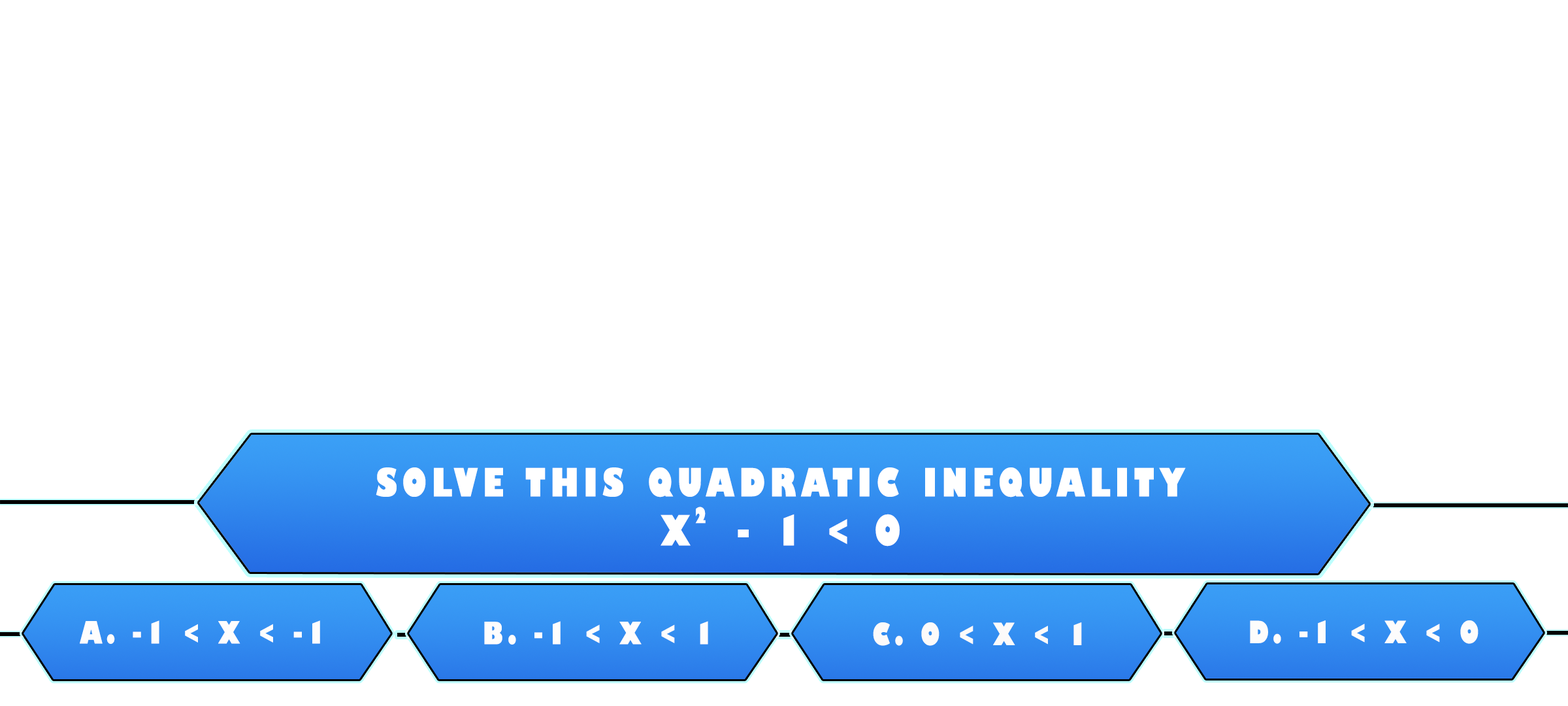
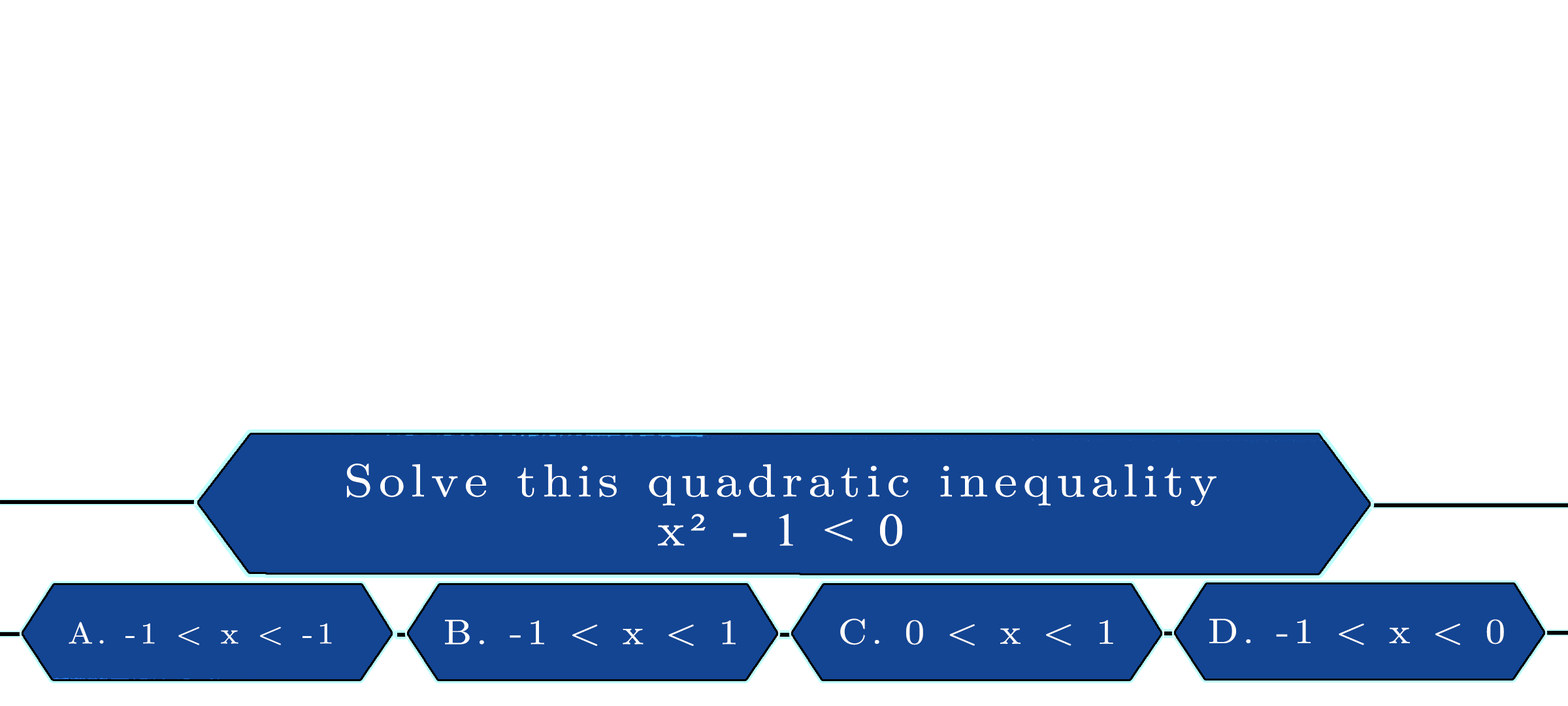
Revision of a layered 1568×706 image; what changed, layer by layer:
hid "2" over bbox(695, 506, 706, 524)
renamed "solve this quadratic inequality x - 1 < 0" to "Solve this quadratic inequality x² - 1 < 0", painted on it over bbox(346, 463, 1217, 547)
painted on "Layer 7" over bbox(199, 434, 1369, 573)
painted on "d. -1 < x < 0" over bbox(1209, 618, 1504, 645)
painted on "Layer 9" over bbox(1176, 584, 1544, 679)
renamed "c. 0 < x < 1" to "C. 0 < x < 1", painted on it over bbox(840, 618, 1114, 646)
painted on "Layer 9 copy" over bbox(793, 584, 1161, 679)
painted on "b. -1 < x < 1" over bbox(444, 619, 736, 646)
painted on "Layer 9 copy 2" over bbox(408, 584, 777, 679)
painted on "a. -1 < x < -1" over bbox(68, 620, 332, 645)
painted on "Layer 9 copy 3" over bbox(23, 584, 391, 679)
